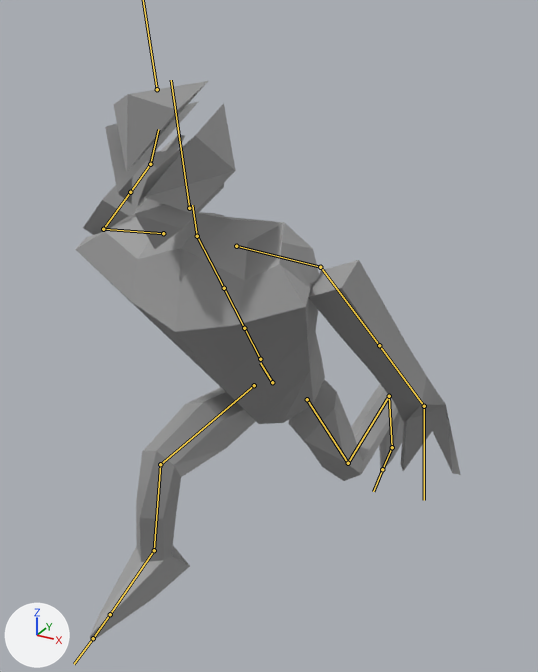
The glTF model glb_imports/8164_meshes.glb, before and after one commit.
One viewpoint serves both versions: a 50 mm lens placed at (11.4, -20.8, 20.1), pointed at (-0.3, 0.5, 9.5). The lights are fixed; the arrows at lower left show +X, +Y and +Z. Both versions are drawn at frame 37 of the action 'StrafeSlice'; the numbers are the values there. The bones that bend it are drawn over the model as lines.

In view in the first picture: 'Body.001'.
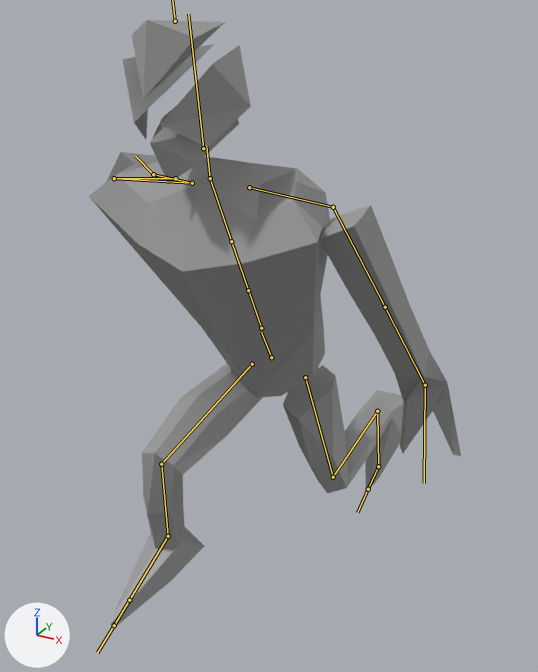
Pixel boxes (x1, y1, x2, y2) of what changed, in the pictures (538 x 672 px):
'Body.001', posed (9% taller)
    before: (75, 81, 461, 641)
    after: (89, 20, 461, 629)
bone 'mixamorig:Hips', root to tip
    before: (272, 382) to (260, 363)
    after: (271, 357) to (261, 332)
bone 'mixamorig:Neck', root to tip
    before: (197, 236) to (192, 205)
    after: (210, 178) to (206, 146)
bone 'mixamorig:LeftHand', root to tip
    before: (424, 406) to (424, 500)
    after: (425, 385) to (424, 483)
bone 'mixamorig:RightArm', root to tip
    before: (103, 229) to (130, 192)
    after: (114, 178) to (192, 183)
bone 'mixamorig:RightForeArm', root to tip
    before: (130, 192) to (150, 164)
    after: (192, 183) to (153, 174)
bone 'mixamorig:RightHand', root to tip
    before: (150, 164) to (158, 129)
    after: (153, 174) to (135, 156)
bone 'mixamorig:LeftUpLeg', root to tip
    before: (307, 399) to (348, 463)
    after: (305, 377) to (333, 477)
bone 'mixamorig:LeftLeg', root to tip
    before: (348, 463) to (389, 396)
    after: (333, 477) to (377, 411)
bone 'mixamorig:LeftFoot', root to tip
    before: (389, 396) to (392, 447)
    after: (377, 411) to (378, 466)
bone 'mixamorig:RightUpLeg', root to tip
    before: (254, 385) to (160, 464)
    after: (252, 364) to (161, 464)
bone 'mixamorig:RightFoot', root to tip
    before: (154, 550) to (110, 614)
    after: (168, 536) to (129, 600)

The edits, one by one:
Bone 'mixamorig:Hips' (bone_mixamorig_hips) moves from (0.25, -4.15, 0.02) to (0.21, -3.19, 0.02).
Bone 'mixamorig:Hips' (bone_mixamorig_hips) turns from (37, -1, 0) to (30, -1, 0) degrees about its own x, y and z.
Bone 'mixamorig:Neck' (bone_mixamorig_neck) turns from (-26, 2, -2) to (-21, 2, -2) degrees about its own x, y and z.
Bone 'mixamorig:LeftHand' (bone_mixamorig_lefthand) turns from (-21, 59, 14) to (-15, 59, 15) degrees about its own x, y and z.
Bone 'mixamorig:RightArm' (bone_mixamorig_rightarm) turns from (28, 20, 66) to (40, 1, 87) degrees about its own x, y and z.
Bone 'mixamorig:RightForeArm' (bone_mixamorig_rightforearm) turns from (1, 0, 0) to (1, 1, -55) degrees about its own x, y and z.
Bone 'mixamorig:RightHand' (bone_mixamorig_righthand) turns from (-8, -22, -2) to (-11, -43, 15) degrees about its own x, y and z.
Bone 'mixamorig:LeftUpLeg' (bone_mixamorig_leftupleg) turns from (-1, 2, -2) to (10, 2, 0) degrees about its own x, y and z.
Bone 'mixamorig:LeftLeg' (bone_mixamorig_leftleg) turns from (-73, 0, 0) to (-85, 0, 0) degrees about its own x, y and z.
Bone 'mixamorig:LeftFoot' (bone_mixamorig_leftfoot) turns from (52, -4, -4) to (54, -3, -5) degrees about its own x, y and z.
Bone 'mixamorig:RightUpLeg' (bone_mixamorig_rightupleg) turns from (119, 8, -2) to (102, 6, -4) degrees about its own x, y and z.
Bone 'mixamorig:RightFoot' (bone_mixamorig_rightfoot) turns from (1, 4, 6) to (4, 4, 6) degrees about its own x, y and z.
